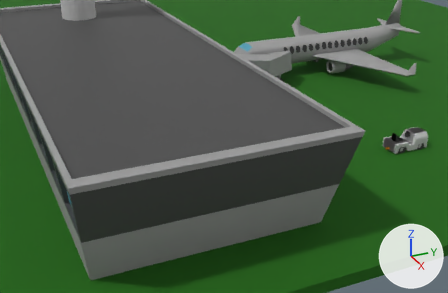
A saved change to the glTF model dist/scene.ff4dff5e.glb.
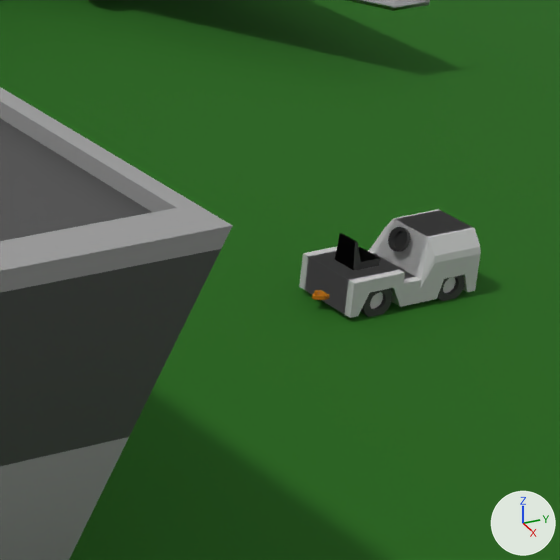
Each version is shown from a 50 mm lens placed at (19.16, 6.23, 2.87), pointed at (13.77, 8.66, 0.17), then close up on the part from 69% to 100% of the width and 25% to 73% of the height. Every picture has the same lights, and +X, +Y and +Z are marked at lower right. Where no turn or scale is listed for an object, it has been applied to the vertices.

Names of what the first close-up shows: 'AirportTerminal', 'Cube', 'Ground'.
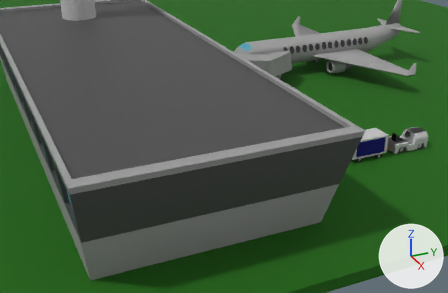
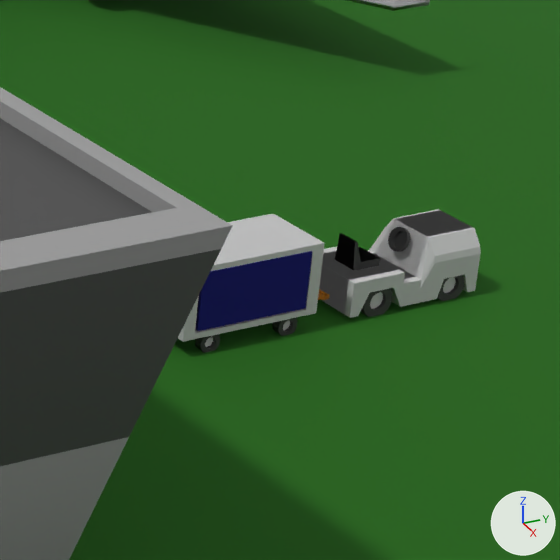
Commit message: Baggage cart

Location of each change, (x1, y1, x2, y2) in pixels of the close-ups (560 x 560 px):
'BaggageCart', added
    after: (178, 214, 325, 353)
    faces in mat_bluecurtain (dark blue #00026e): (196, 251, 312, 331)
    faces in mat_controltower (light grey #c3c3c3): (178, 214, 325, 347)
    faces in mat_jetwalkwheel (black #303030): (195, 297, 297, 353)

What changed in the scene script:
```text
Add mat_bluecurtain:
    mat_bluecurtain = principled_material('BlueCurtain')
    mat_bluecurtain.base_color = (0.0, 0.000499, 0.155)  # dark blue #00026e
    mat_bluecurtain.roughness = 1.0
Add me_cube_009:
    me_cube_009.from_pydata(...)  # 590 vertices, 1144 faces; spans x -1.7..1.67, y -3.08..1.98, z -2.96..2.07
    # faces by material slot: [116, 584, 188, 256]
    me_cube_009.materials.append(mat_controltower)  # light grey #c3c3c3
    me_cube_009.materials.append(mat_jetwalkwheel)  # black #303030
    me_cube_009.materials.append(mat_hitchpin)  # orange #c6770f
    me_cube_009.materials.append(mat_bluecurtain)  # dark blue #00026e
Add ob_baggagecart:
    ob_baggagecart = bpy.data.objects.new('BaggageCart', me_cube_009)
    ob_baggagecart.location = (14.376, 9.969, 0.155)
    ob_baggagecart.scale = (-0.0652, -0.109, -0.0512)
```
